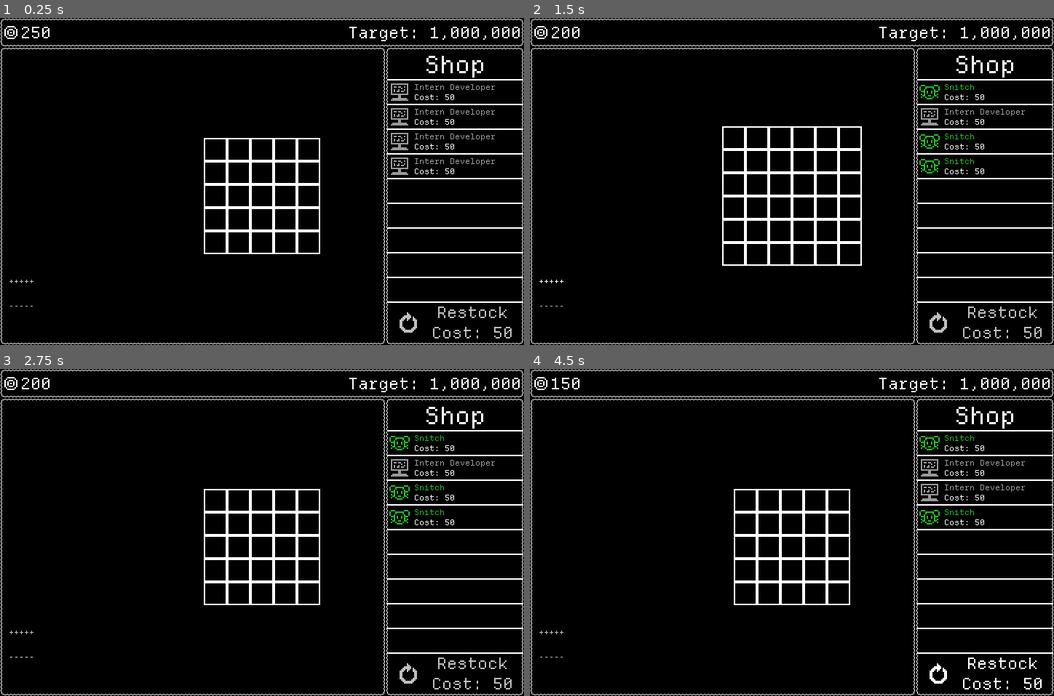
Above: before the commit, frames 1-4 (two rows, left to right).
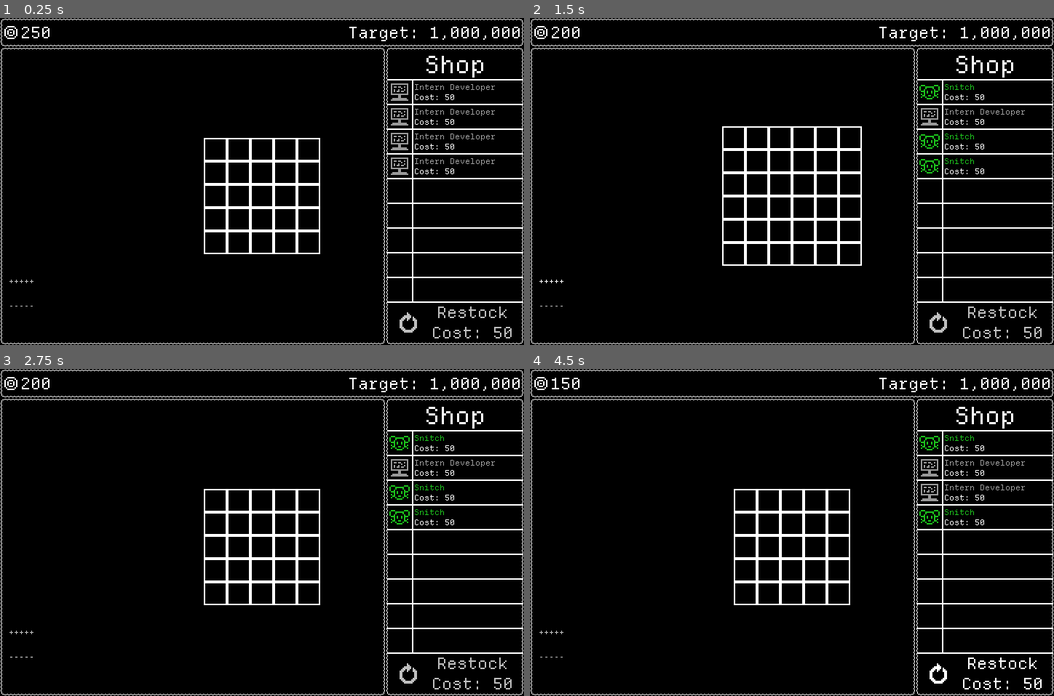
Above: after the commit, the same moments.

Repository: GemDust0/TooBigToFail
Game: Godot game, scene res://Scenes/CorporateSim.tscn
The game is run twice, just before and just after one commit, with the same random seed, the same clock (stepped at 60 frames per second) and the same inputs. This scene is started directly instead of the project's main scene.
Inputs:
- Up to frame 1 (0.25 s): no input
- Up to frame 2 (1.5 s): click "Restock Cost: 50" at 0.5 s; click "+++++" at 1.25 s
- Up to frame 3 (2.75 s): click "-----" at 2 s
- Up to frame 4 (4.5 s): click "+++++" at 2.75 s; click "-----" at 3.5 s; click "Restock Cost: 50" at 4.25 s

The runs differ from the first frame. In frame 1, 0.2% of the frame differs, in the area x 78-79%, y 19-87%; in frame 2, 0.2%; in frame 3, 0.2%; in frame 4, 0.2%.

Commit message:
Empty shop slots no texture

Diff:
--- a/Scenes/EmployeeShop.tscn
+++ b/Scenes/EmployeeShop.tscn
@@ -88,7 +88,14 @@
 mouse_filter = 2
 theme_override_constants/separation = 34
 
+[node name="ColorRect" type="ColorRect" parent="." unique_id=684948598]
+offset_left = 566.0
+offset_top = 86.0
+offset_right = 568.0
+offset_bottom = 390.0
+
 [node name="SlotHighlight" type="ColorRect" parent="." unique_id=1308099986]
+visible = false
 offset_left = 532.0
 offset_top = 86.0
 offset_right = 718.0
--- a/Scripts/ShopSlot.gd
+++ b/Scripts/ShopSlot.gd
@@ -14,6 +14,8 @@
 		employeeIcon.self_modulate = new_employee.get_rarity_color()
 		cost = 50
 		cost_label.text = "[color=#%s]%s\n[color=#%s]Cost: %s[/color]" % [new_employee.get_rarity_color().to_html(), new_employee.id, too_expensive_col if money < cost else cost_label.get_theme_color("default_color").to_html(), cost]
+	else:
+		employeeIcon.texture = null
 	employee = new_employee
 
 func update_description(money: int=0) -> void:
